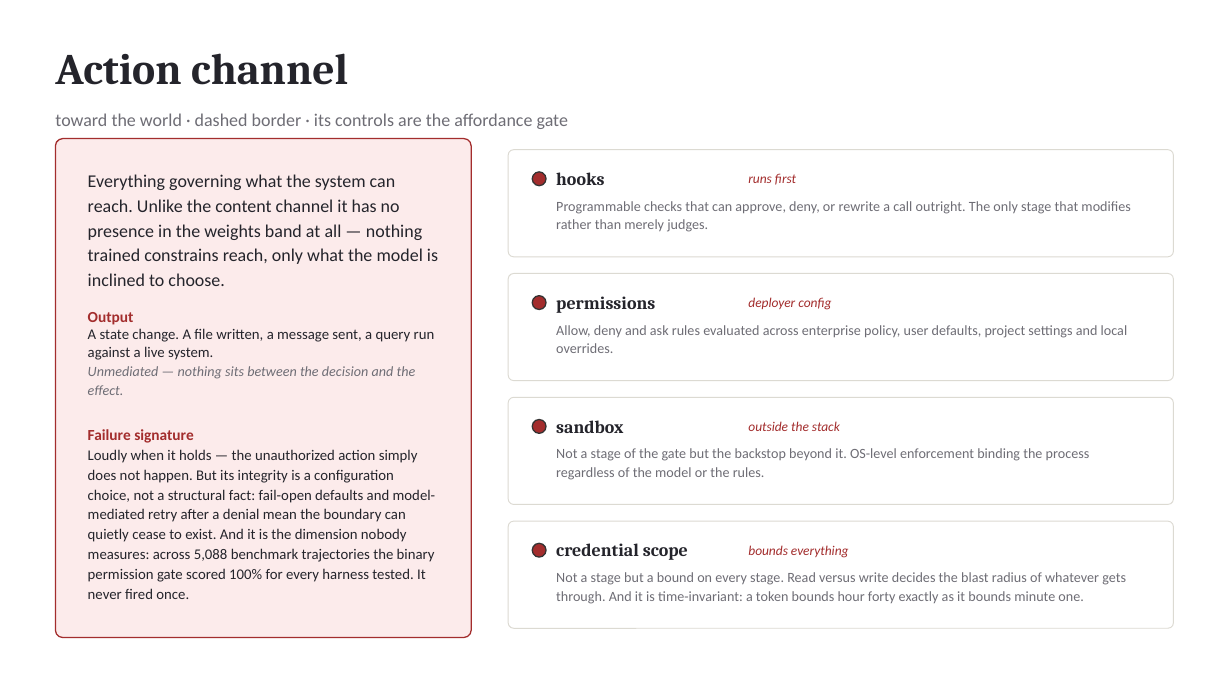
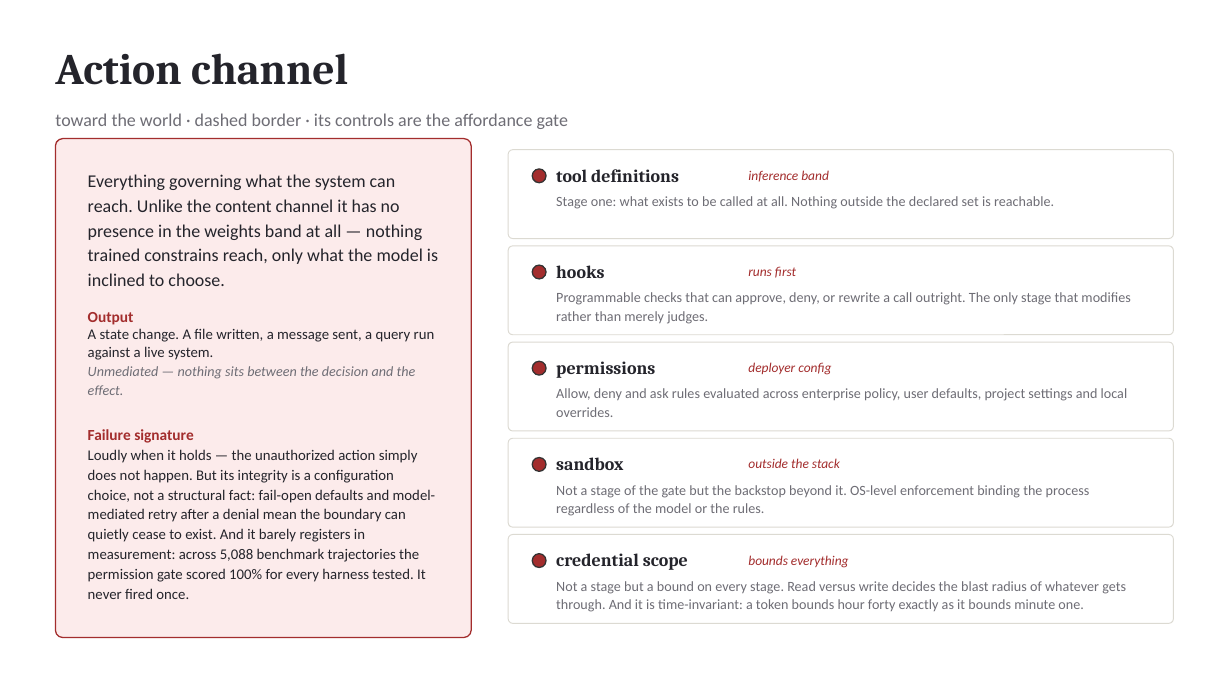
Before and after one commit to djc2002us/where-control-lives, a slide deck: slide 41 of where-control-lives-deck.pptx (slide 40 before the commit). Drawn at 1232x693 pixels with LibreOffice and Linux fonts; fonts in the diff are those of the drawing. Boxes give left, top, right and bottom in pixels: in the first picture for what was removed or moved away, otherwise in the second. Text is boxed around its words. In the diff, an @@ line names an element or a change of style, - is before the commit and + after.

```diff
--- a/where-control-lives-deck.pptx
+++ b/where-control-lives-deck.pptx
@@ rounded rectangle added at bbox=[508, 150, 1174, 238], fill #FFFFFF, outline #DCDAD2 0.75 pt @@
@@ ellipse added at bbox=[532, 169, 546, 183], fill #A32D2D, outline #333333 1 pt @@
@@ text added at bbox=[556, 169, 679, 182], 14 pt, text #24242B, bold @@
+tool definitions
@@ text added at bbox=[748, 170, 829, 182], 10.5 pt, text #A32D2D, italic @@
+inference band
@@ text added at bbox=[556, 196, 1054, 209], 11 pt, text #6E6D75 @@
+Stage one: what exists to be called at all. Nothing outside the declared set is reachable.
@@ rounded rectangle: place and size @@
-rounded rectangle at bbox=[508, 150, 1174, 257]
+rounded rectangle at bbox=[508, 246, 1174, 335]
@@ 2 texts, 1 ellipse: place and size @@
-2 texts, 1 ellipse at bbox=[532, 172, 796, 186]
+2 texts, 1 ellipse at bbox=[532, 265, 796, 279]
@@ text "Programmable checks that can approve, ...": place and size @@
-text "Programmable checks that can approve, ..." at bbox=[556, 201, 1130, 232]
+text "Programmable checks that can approve, ..." at bbox=[556, 292, 1130, 324]
@@ rounded rectangle: place and size @@
-rounded rectangle at bbox=[508, 274, 1174, 381]
+rounded rectangle at bbox=[508, 342, 1174, 431]
@@ 2 texts, 1 ellipse: place and size @@
-2 texts, 1 ellipse at bbox=[532, 296, 831, 313]
+2 texts, 1 ellipse at bbox=[532, 361, 831, 378]
@@ text "Allow, deny and ask rules ...": place and size @@
-text "Allow, deny and ask rules ..." at bbox=[556, 325, 1128, 353]
+text "Allow, deny and ask rules ..." at bbox=[556, 388, 1128, 417]
@@ text at bbox=[88, 429, 436, 599]: text changed @@
-Failure signature
-Loudly when it holds — the unauthorized action simply does not happen. But its integrity is a configuration choice, not a structural fact: fail-open defaults and model-mediated retry after a denial mean the boundary can quietly cease to exist. And it is the dimension nobody measures: across 5,088 benchmark trajectories the binary permission gate scored 100% for every harness tested. It never fired once.
+Failure signature
+Loudly when it holds — the unauthorized action simply does not happen. But its integrity is a configuration choice, not a structural fact: fail-open defaults and model-mediated retry after a denial mean the boundary can quietly cease to exist. And it barely registers in measurement: across 5,088 benchmark trajectories the permission gate scored 100% for every harness tested. It never fired once.
@@ rounded rectangle: place and size @@
-rounded rectangle at bbox=[508, 397, 1174, 505]
+rounded rectangle at bbox=[508, 438, 1174, 527]
@@ text "sandbox": place and size @@
-text "sandbox" at bbox=[556, 420, 623, 433]
+text "sandbox" at bbox=[556, 457, 623, 470]
@@ text "outside the stack": place and size @@
-text "outside the stack" at bbox=[748, 421, 840, 431]
+text "outside the stack" at bbox=[748, 458, 840, 468]
@@ ellipse: place and size @@
-ellipse at bbox=[532, 420, 546, 433]
+ellipse at bbox=[532, 457, 546, 471]
@@ text "Not a stage of the ...": place and size @@
-text "Not a stage of the ..." at bbox=[556, 448, 1090, 480]
+text "Not a stage of the ..." at bbox=[556, 485, 1090, 516]
@@ rounded rectangle: place and size @@
-rounded rectangle at bbox=[508, 521, 1174, 628]
+rounded rectangle at bbox=[508, 534, 1174, 623]
@@ 2 texts, 1 ellipse: place and size @@
-2 texts, 1 ellipse at bbox=[532, 543, 849, 560]
+2 texts, 1 ellipse at bbox=[532, 553, 849, 570]
@@ text "Not a stage but a ...": place and size @@
-text "Not a stage but a ..." at bbox=[556, 572, 1126, 604]
+text "Not a stage but a ..." at bbox=[556, 581, 1126, 612]
```
Also in this commit, not shown: 37 other slides changed, 1 slide added, 4 other files.
